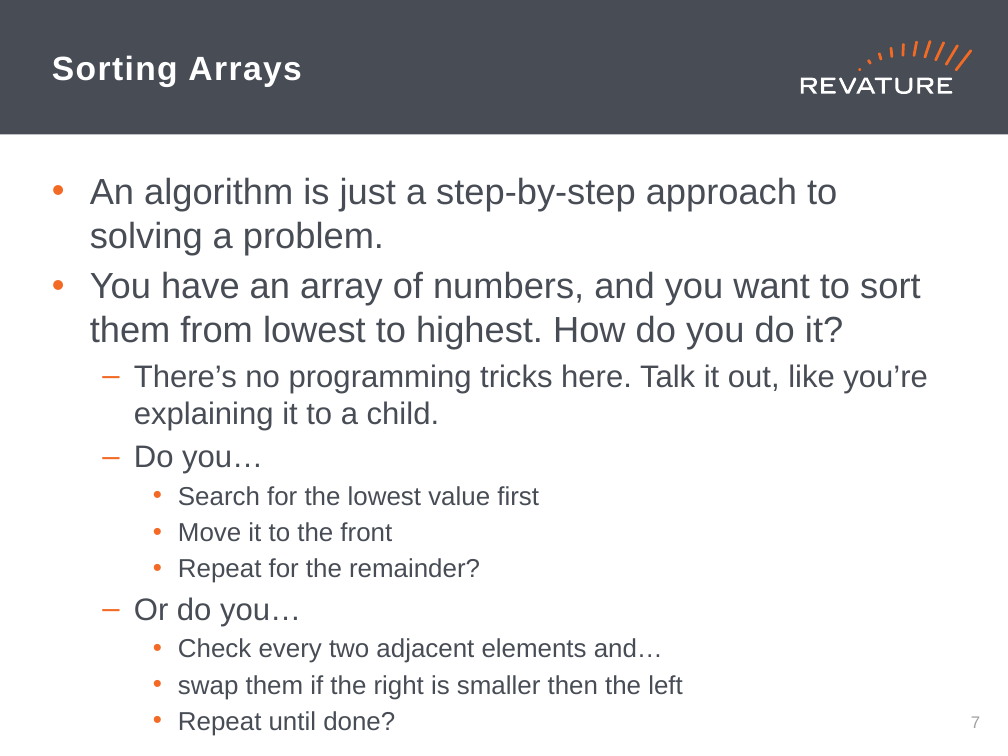
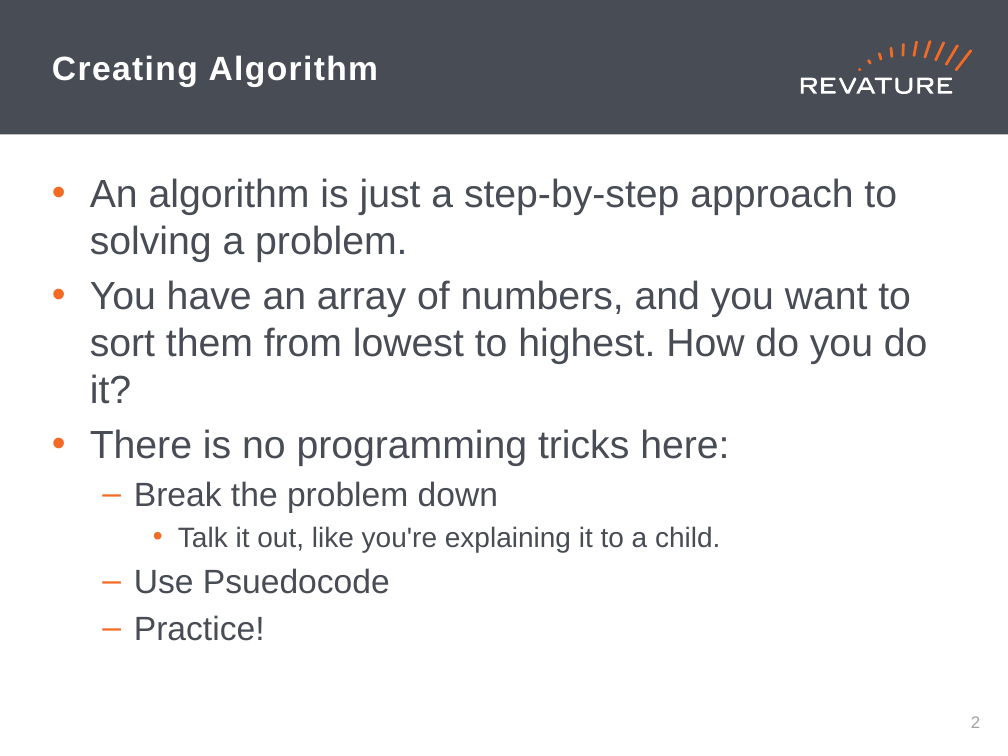
Before and after one commit to jhigherevature/8302021_RAP, a slide deck: slide 3 of powerpoints/Day_10.pptx (slide 8 before the commit). Drawn at 1008x756 pixels with LibreOffice and Linux fonts; fonts in the diff are those of the drawing. Boxes give left, top, right and bottom in pixels: in the first picture for what was removed or moved away, otherwise in the second. Text is boxed around its words. In the diff, an @@ line names an element or a change of style, - is before the commit and + after.

```diff
--- a/powerpoints/Day_10.pptx
+++ b/powerpoints/Day_10.pptx
@@ title at (52,55,379,87): text changed @@
-Sorting Arrays
+Creating Algorithm
@@ text at (90,178,928,404): size 25.9 to 28 pt in "An algorithm is just a step-by-step approach ...", "You have an array of numbers, and ..." @@
@@ text at (90,429,729,641): text changed; size 18.5 to 24 pt @@
-  – There’s no programming tricks here. Talk it out, like you’re explaining it to a child.
-  – Do you…
-    • Search for the lowest value first
-    • Move it to the front
-    • Repeat for the remainder?
-  – Or do you…
-    • Check every two adjacent elements and…
-    • swap them if the right is smaller then the left
-    • Repeat until done?
+• There is no programming tricks here:
+  – Break the problem down
+    • Talk it out, like you're explaining it to a child.
+  – Use Psuedocode
+  – Practice!
@@ page number at (971,716,980,728): text changed @@
-7
+2
```
Also in this commit, not shown: 3 other slides changed, 10 slides added, 1 slide removed, 4 other files.
